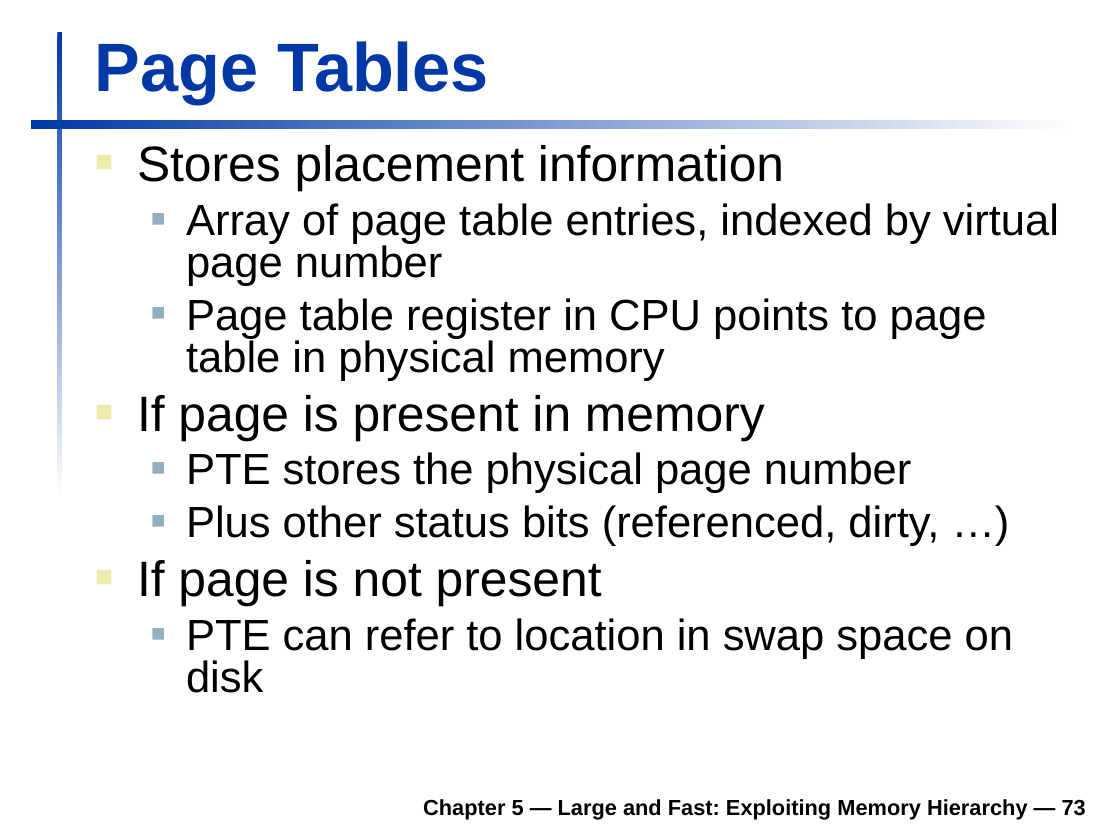
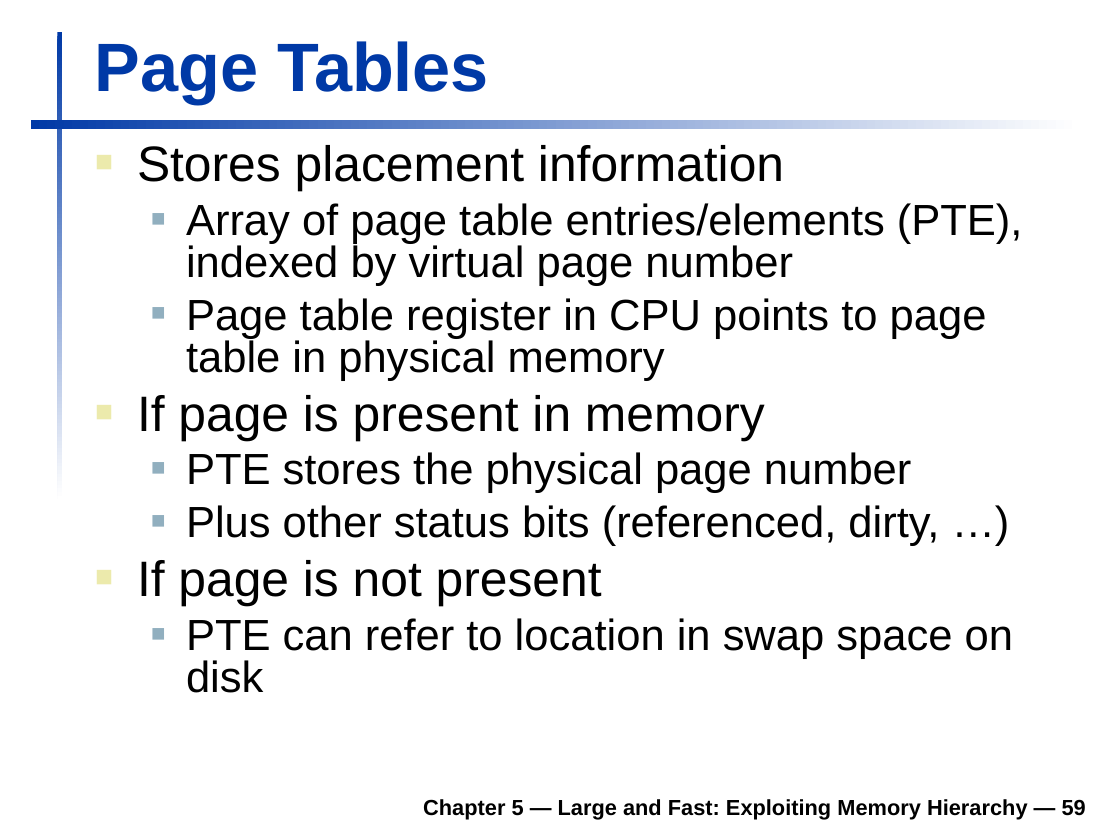
Before and after one commit to TheLethalCode/KGP_Academics, a slide deck: slide 59 of Sem_5/COA/Slides/6_MemoryHieararchy.ppt (slide 73 before the commit). Drawn at 1120x840 pixels with LibreOffice and Linux fonts; fonts in the diff are those of the drawing; background and template pictures are left out. Boxes give left, top, right and bottom in pixels: in the first picture for what was removed or moved away, otherwise in the second. Text is boxed around its words. In the diff, an @@ line names an element or a change of style, - is before the commit and + after.

Commit message:
Updated Chapter 6 COA

```diff
--- a/Sem_5/COA/Slides/6_MemoryHieararchy.ppt
+++ b/Sem_5/COA/Slides/6_MemoryHieararchy.ppt
@@ text at [186, 203, 1023, 286]: text changed @@
-  ■ Array of page table entries, indexed by virtual page number
+  ■ Array of page table entries/elements (PTE), indexed by virtual page number
@@ text at [423, 799, 1086, 820]: text changed @@
-Chapter 5 — Large and Fast: Exploiting Memory Hierarchy — 73
+Chapter 5 — Large and Fast: Exploiting Memory Hierarchy — 59
```
Also in this commit, not shown: 9 other slides changed, 3 slides added, 30 slides removed.
